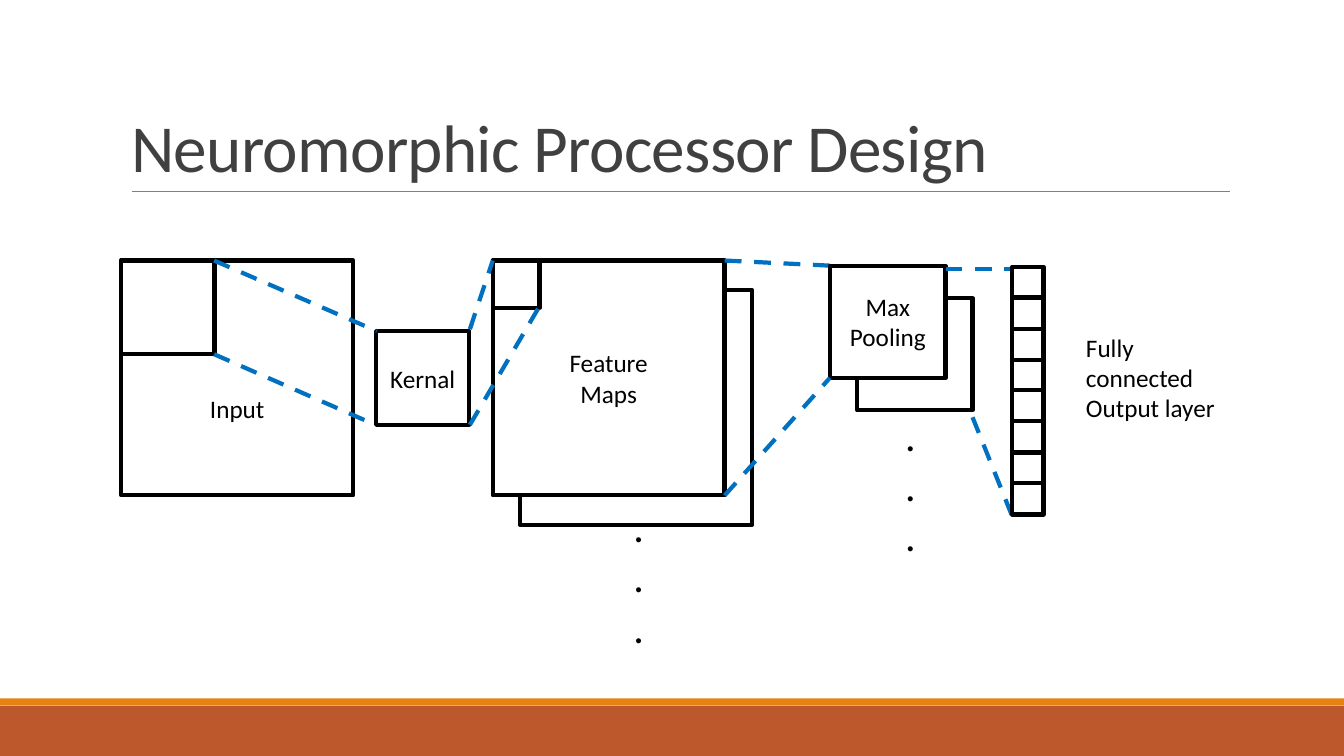
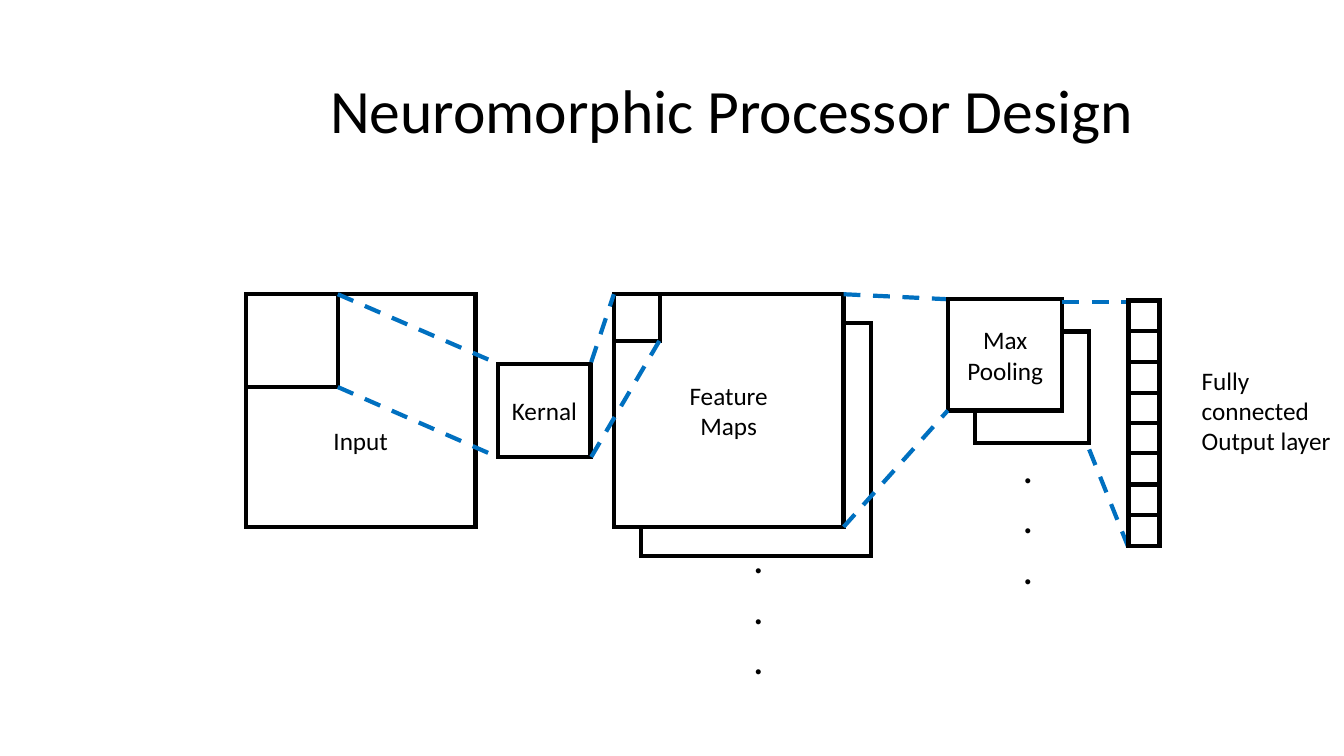
Before and after one commit to mayersjd/HardwareCNN, a slide deck: slide 23 of ProjectProposal.pptx (slide 5 before the commit). Drawn at 1344x756 pixels with LibreOffice and Linux fonts; fonts in the diff are those of the drawing; background and template pictures are left out. Boxes give left, top, right and bottom in pixels: in the first picture for what was removed or moved away, otherwise in the second. Text is boxed around its words. In the diff, an @@ line names an element or a change of style, - is before the commit and + after.

```diff
--- a/ProjectProposal.pptx
+++ b/ProjectProposal.pptx
@@ title "Neuromorphic Processor Design": place and size @@
-title "Neuromorphic Processor Design" at <box>131,125,988,184</box>
+title "Neuromorphic Processor Design" at <box>330,90,1133,144</box>
@@ title "Neuromorphic Processor Design" at <box>330,90,1133,144</box>: size 48 to 44 pt, text colour #404040 to #000000, letter spacing -0.5 to 0 pt; line spacing 0.85 to 0.9; vertical alignment bottom to middle @@
@@ line removed from (132, 192) to (1231, 192) @@
@@ 2 rectangles, 2 lines: place and size @@
-2 rectangles, 2 lines at <box>121,260,377,495</box>
+2 rectangles, 2 lines at <box>246,294,499,527</box>
@@ 5 rectangles, 3 lines, 1 text: place and size @@
-5 rectangles, 3 lines, 1 text at <box>470,260,972,568</box>
+5 rectangles, 3 lines, 1 text at <box>592,294,1089,598</box>
@@ 2 lines, 1 text: place and size @@
-2 lines, 1 text at <box>946,269,1215,516</box>
+2 lines, 1 text at <box>1063,302,1331,547</box>
@@ 1 rectangle, 1 text, 1 line: place and size @@
-1 rectangle, 1 text, 1 line at <box>376,332,830,659</box>
+1 rectangle, 1 text, 1 line at <box>498,364,948,689</box>
@@ 3 rectangles: place and size @@
-3 rectangles at <box>1012,297,1044,421</box>
+3 rectangles at <box>1129,300,1160,424</box>
@@ 4 rectangles: place and size @@
-4 rectangles at <box>1012,330,1044,514</box>
+4 rectangles at <box>1129,331,1160,516</box>
@@ rectangle: place and size @@
-rectangle at <box>1012,267,1044,298</box>
+rectangle at <box>1129,515,1160,546</box>
@@ rectangle removed at <box>0,706,1344,756</box> @@
@@ rectangle removed at <box>0,699,1344,706</box> @@
```
Also in this commit, not shown: 4 other slides changed, 22 slides added, 3 slides removed.
